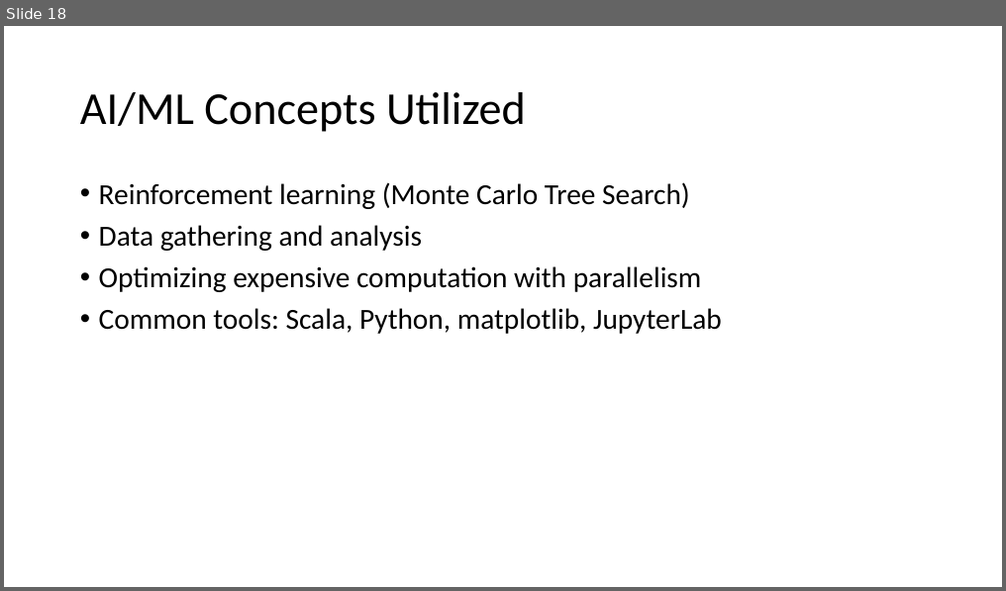
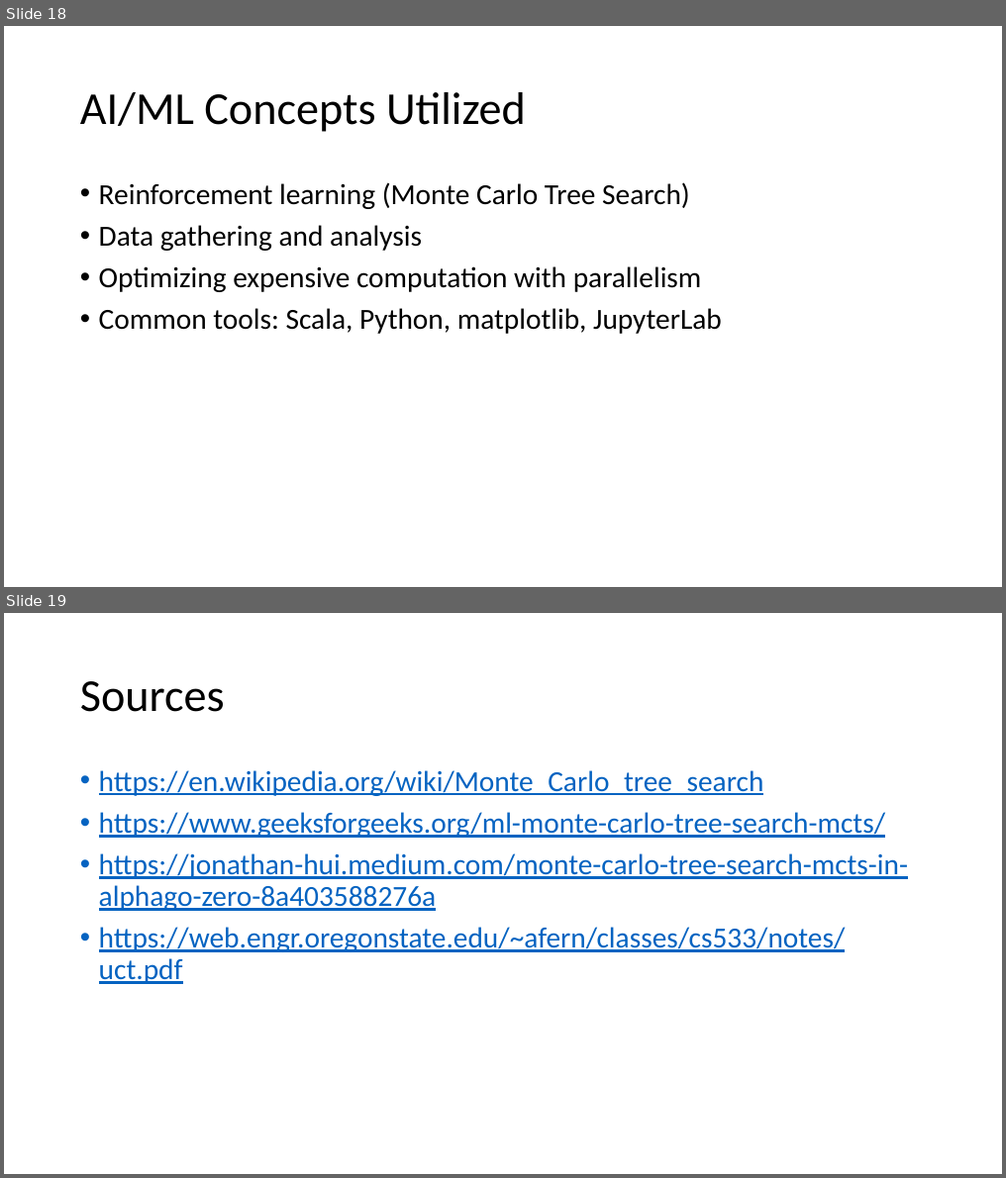
Before and after one commit to Ha5hBr0wn/CS4701, a slide deck: FinalPresentation.pptx. Shown one above the other, each under a label of ours: slide 18 before the commit, slides 18 and 19 after it. The pictures are 1006x591 and 1006x1178 pixels, drawn with LibreOffice and Linux fonts; fonts in the diff are those of the drawing. Boxes give left, top, right and bottom in pixels: in the first picture for what was removed or moved away, otherwise in the second. Text is boxed around its words. In the diff, an @@ line names an element or a change of style, - is before the commit and + after.

Commit message:
Final Presentation

```diff
--- a/FinalPresentation.pptx
+++ b/FinalPresentation.pptx
@@ slide 19 added at [4, 613, 1002, 1174], background #FFFFFF @@
@@ title added at [80, 681, 225, 712], 44 pt, text #000000 @@
+Sources
@@ text added at [99, 770, 908, 984], 28 pt, text #0563C1, underline @@
+• https://en.wikipedia.org/wiki/Monte_Carlo_tree_search
+• https://www.geeksforgeeks.org/ml-monte-carlo-tree-search-mcts/
+• https://jonathan-hui.medium.com/monte-carlo-tree-search-mcts-in-alphago-zero-8a403588276a
+• https://web.engr.oregonstate.edu/~afern/classes/cs533/notes/uct.pdf
```
